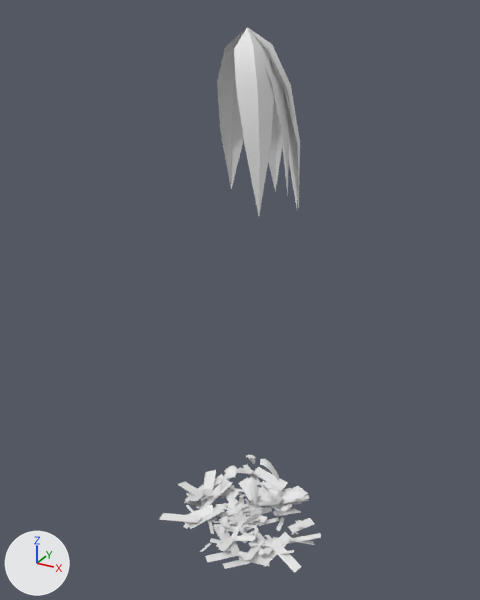
An edit to the OBJ model game/assets/models/plants/SM_Plant_MonsteraGround_Leaf.obj, drawn before and after from the same camera.
Camera for both pictures: a 50 mm lens placed at (4.07, -7.58, 7.65), pointed at (-0.11, 0.02, 3.85). The lights are fixed; the arrows at lower left show +X, +Y and +Z. The older version comes first. Where no turn or scale is listed for an object, it has been applied to the vertices. Vertices at exactly the same position are counted once.

The first picture shows 'SM_Plant_MonsteraGround_Leaf'.
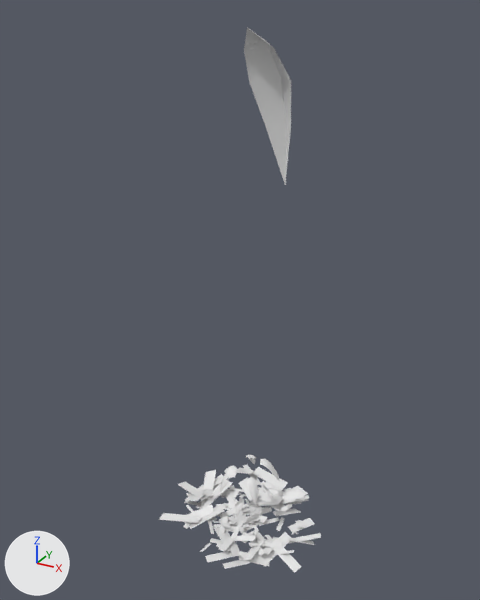
What the commit changed:
me_sm_plant_monsteraground_leaf is used by ob_sm_plant_monsteraground_leaf; location (0.0, 0.0, 0.0).
me_sm_plant_monsteraground_leaf had 1021 vertices, 814 faces and spanned x -1.35..1.33, y -1.19..1.15, z -0.11..7.44.
me_sm_plant_monsteraground_leaf now has 971 vertices, 754 faces and spans x -1.35..1.33, y -1.19..1.15, z -0.11..7.44.
Part 1, on me_sm_plant_monsteraground_leaf:
50 vertices are removed from x -0.57..0.64, y -0.53..0.65, z 5.15..7.26.
60 faces are deleted.
10 vertices move from x 0.07..0.53, y -0.14..0.32, z 5.39..7.27 to x -0.18..0.5, y 0.03..0.55, z 5.43..7.28.

Boxes (x1, y1, x2, y2) around the edits, measured in the pictures (480 x 600 px):
part 1 of me_sm_plant_monsteraground_leaf, cut back: before (217, 27, 300, 216); after (244, 27, 291, 185)
